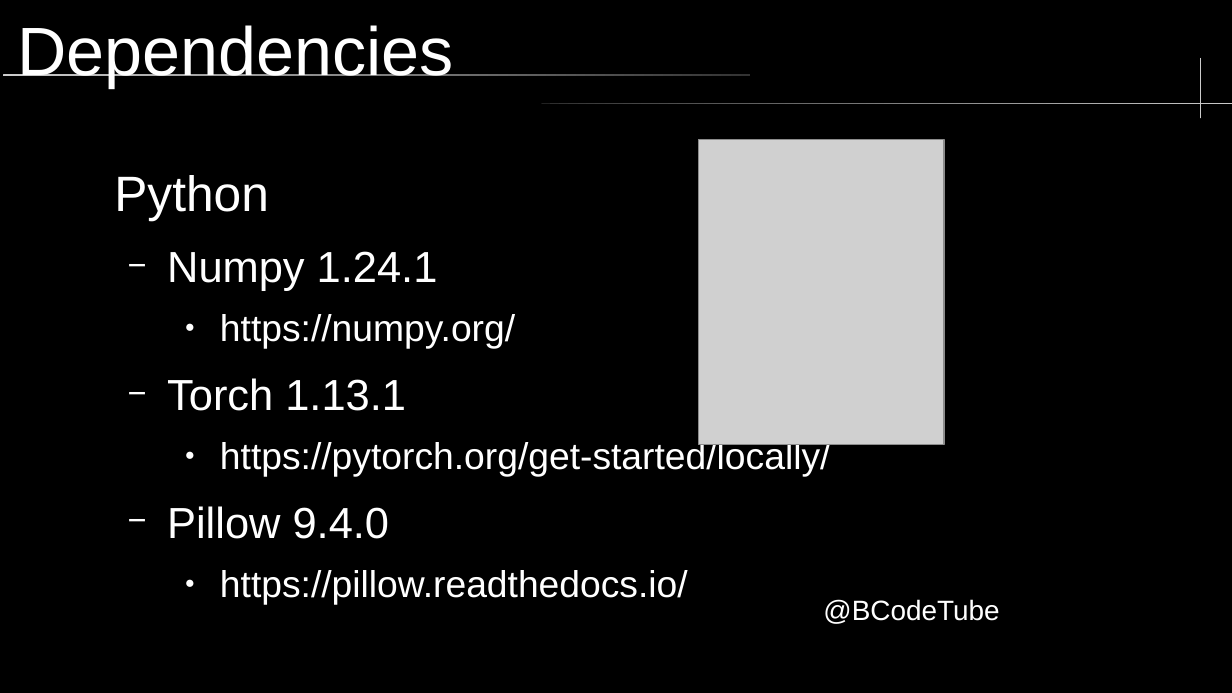
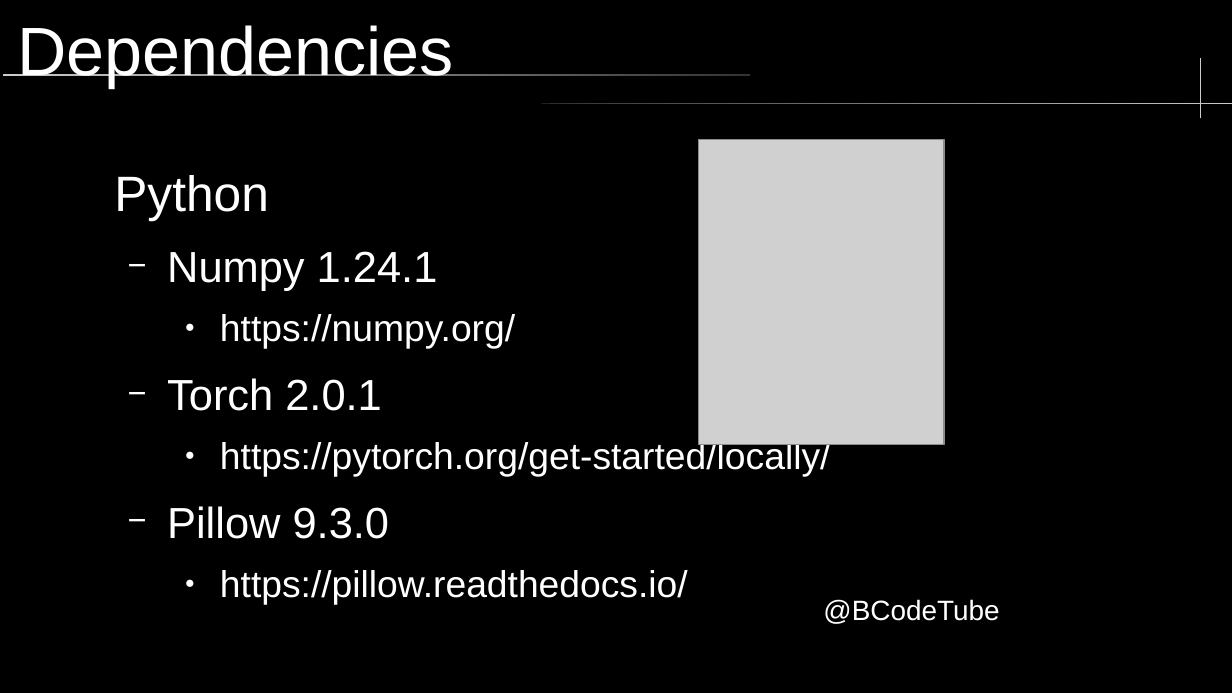
Before and after one commit to brccabral/Cpp_Python_MNIST, a slide deck: slide 4 of MNIST.odp. Drawn at 1232x693 pixels with LibreOffice and Linux fonts; fonts in the diff are those of the drawing; grey boxes stand for pictures; background and template pictures are left out. Boxes give left, top, right and bottom in pixels: in the first picture for what was removed or moved away, otherwise in the second. Text is boxed around its words. In the diff, an @@ line names an element or a change of style, - is before the commit and + after.

```diff
--- a/MNIST.odp
+++ b/MNIST.odp
@@ text at bbox=[167, 378, 382, 411]: text changed @@
-  − Torch 1.13.1
+  − Torch 2.0.1
@@ text at bbox=[167, 506, 390, 539]: text changed @@
-  − Pillow 9.4.0
+  − Pillow 9.3.0
```
Also in this commit, not shown: 4 other slides changed, 3 other files.
